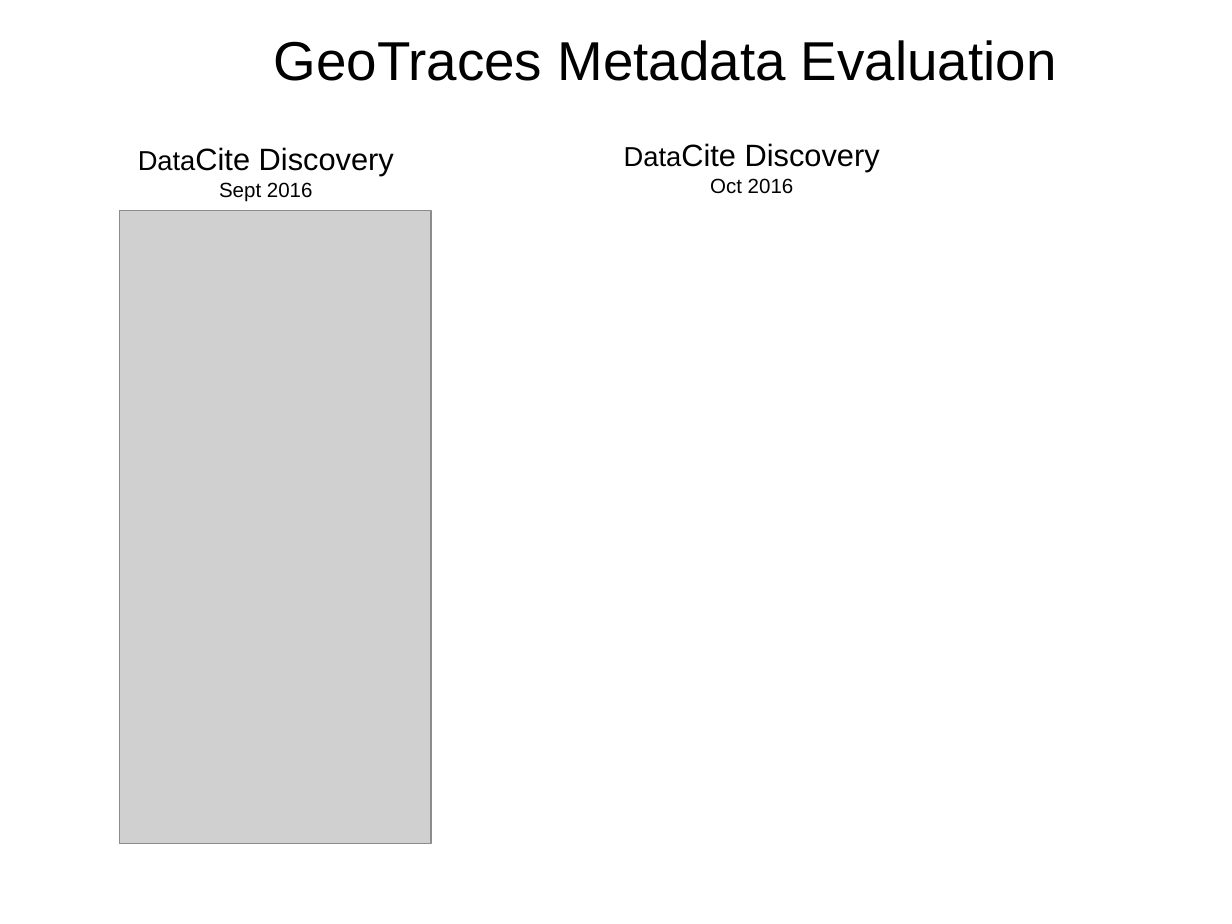
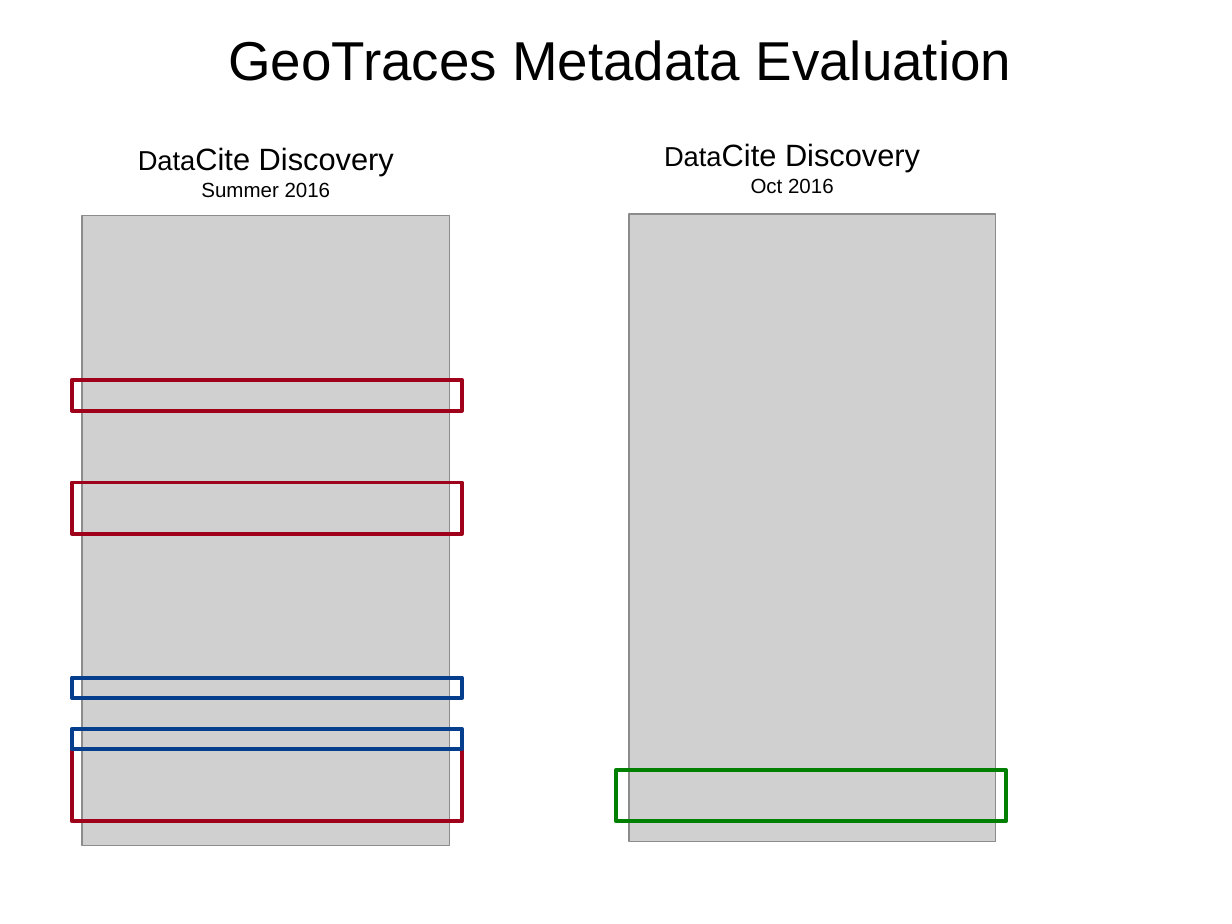
Before and after one commit to scgordon/ConceptMining, a slide deck: slide 13 of Presentations/BCO_DMO.pptx. Drawn at 1232x924 pixels with LibreOffice and Linux fonts; fonts in the diff are those of the drawing; grey boxes stand for pictures; background and template pictures are left out. Boxes give left, top, right and bottom in pixels: in the first picture for what was removed or moved away, otherwise in the second. Text is boxed around its words. In the diff, an @@ line names an element or a change of style, - is before the commit and + after.

```diff
--- a/Presentations/BCO_DMO.pptx
+++ b/Presentations/BCO_DMO.pptx
@@ title "GeoTraces Metadata Evaluation": place and size @@
-title "GeoTraces Metadata Evaluation" at (274, 40, 1057, 81)
+title "GeoTraces Metadata Evaluation" at (228, 40, 1012, 81)
@@ text "DataCite Discovery": place and size @@
-text "DataCite Discovery" at (710, 143, 880, 194)
+text "DataCite Discovery" at (751, 143, 920, 194)
@@ text at (201, 182, 331, 198): text changed @@
-Sept 2016
+Summer 2016
@@ picture: place and size @@
-picture at (120, 211, 431, 844)
+picture at (83, 216, 450, 845)
@@ picture added at (630, 214, 997, 843) @@
@@ rectangle added at (71, 379, 462, 410), outline #9F011B 2.25 pt @@
@@ rectangle added at (71, 483, 462, 535), outline #9F011B 2.25 pt @@
@@ rectangle added at (71, 678, 462, 699), outline #063E8E 2.25 pt @@
@@ rectangle added at (71, 749, 462, 821), outline #9F011B 2.25 pt @@
@@ rectangle added at (71, 729, 462, 750), outline #063E8E 2.25 pt @@
@@ rectangle added at (616, 770, 1007, 822), outline #008000 2.25 pt @@
```
Also in this commit, not shown: 2 other slides changed, 1 slide added, 6 other files.
